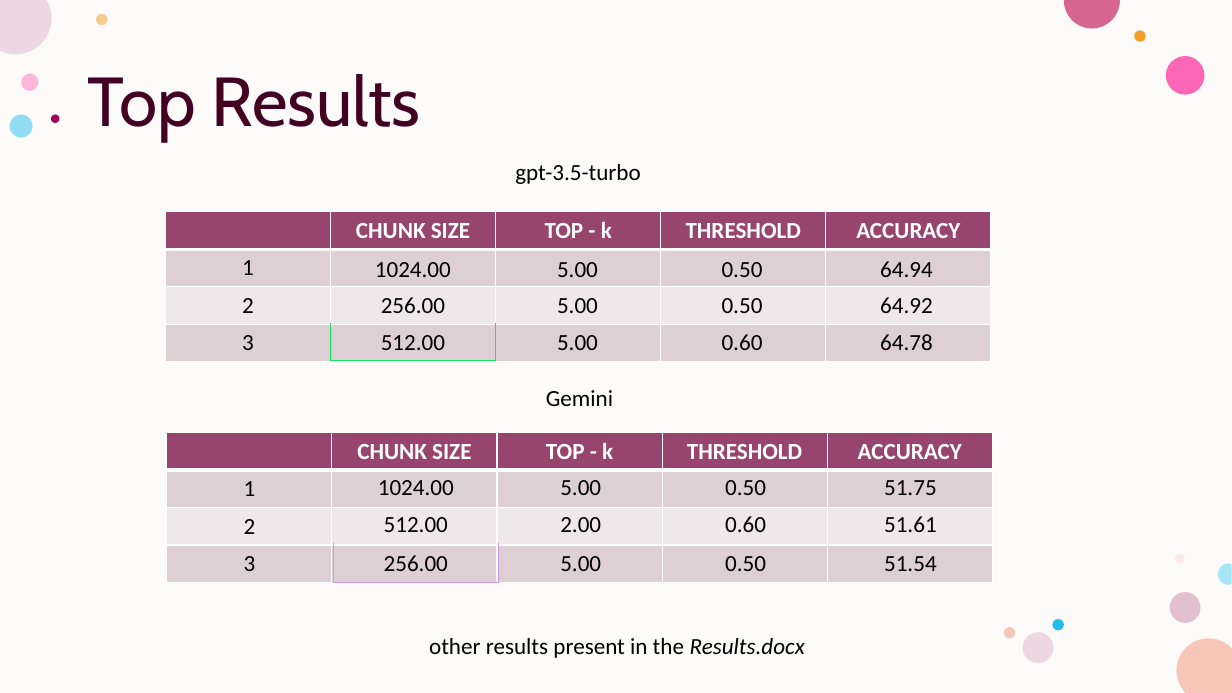
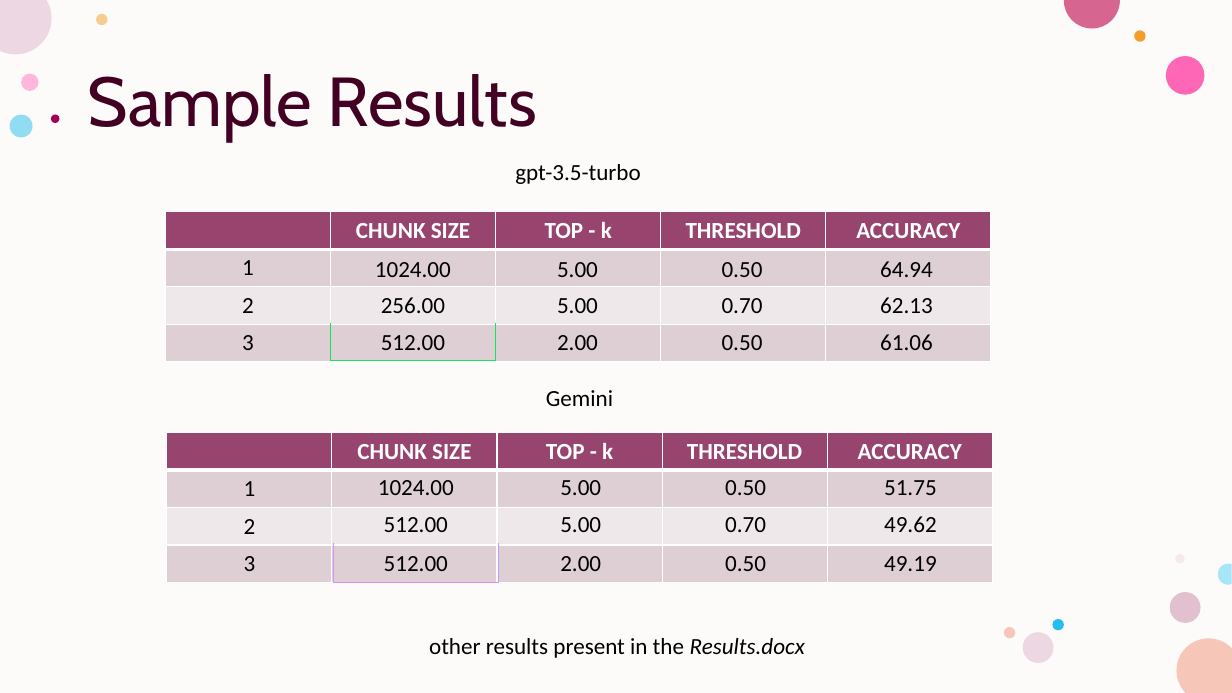
Before and after one commit to gopalkrishnawaja/PubMed, a slide deck: slide 9 of PubMedQA.pptx. Drawn at 1232x693 pixels with LibreOffice and Linux fonts; fonts in the diff are those of the drawing. Boxes give left, top, right and bottom in pixels: in the first picture for what was removed or moved away, otherwise in the second. Text is boxed around its words. In the diff, an @@ line names an element or a change of style, - is before the commit and + after.

Commit message:
modified ppt

```diff
--- a/PubMedQA.pptx
+++ b/PubMedQA.pptx
@@ title at box(88, 74, 537, 141): text changed @@
-Top Results
+Sample Results
@@ table at box(331, 251, 989, 361) @@
-row 2, column 3: 0.50
+row 2, column 3: 0.70
-row 2, column 4: 64.92
+row 2, column 4: 62.13
-row 3: 512.00 | 5.00 | 0.60 | 64.78
+row 3: 512.00 | 2.00 | 0.50 | 61.06
@@ table at box(334, 469, 992, 583) @@
-row 2: 512.00 | 2.00 | 0.60 | 51.61
+row 2: 512.00 | 5.00 | 0.70 | 49.62
-row 3: 256.00 | 5.00 | 0.50 | 51.54
+row 3: 512.00 | 2.00 | 0.50 | 49.19
```
